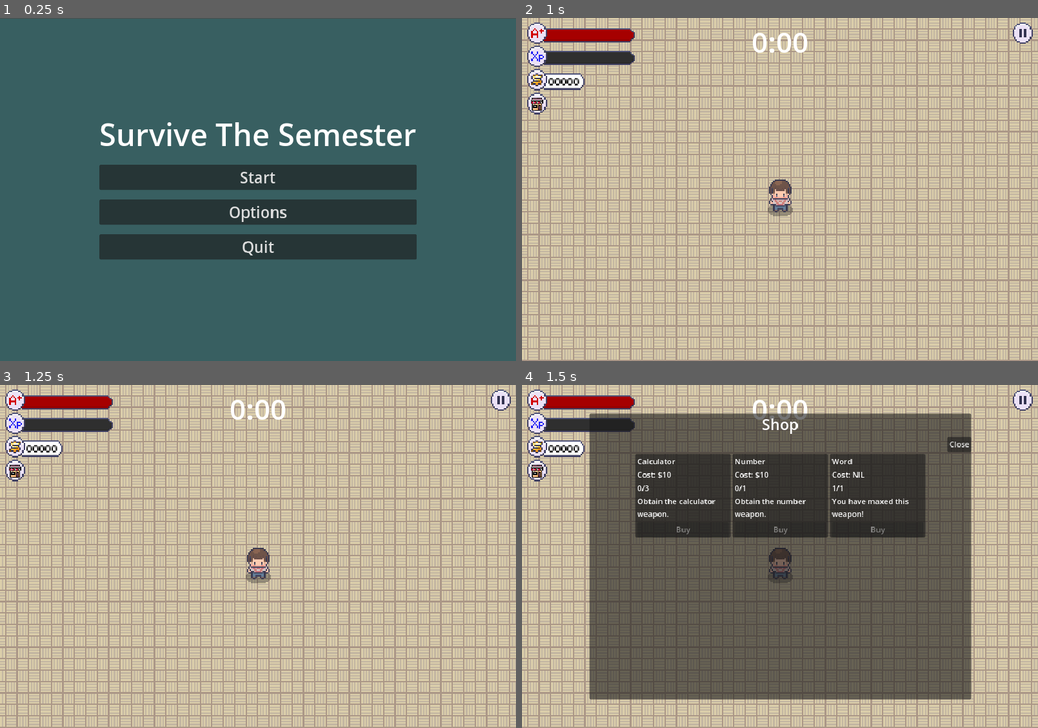
Above: before the commit, frames 1-4 (two rows, left to right).
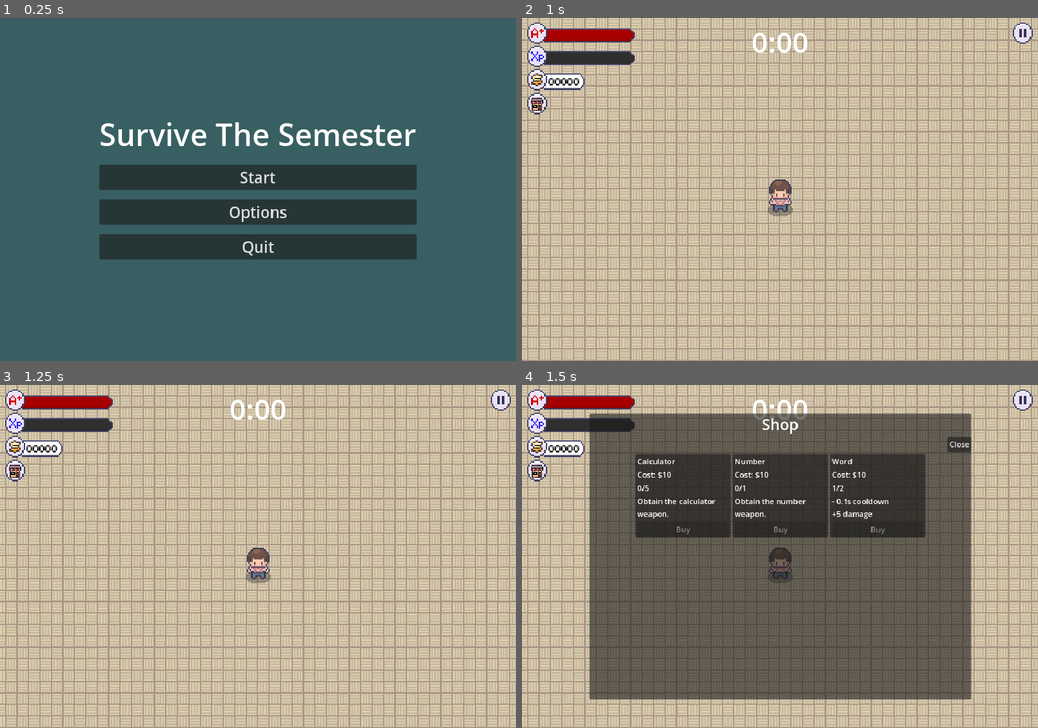
Above: after the commit, the same moments.

Repository: LimZiJia/SurviveTheSemester
Game: Godot game, scene res://scenes/ui/start_screen.tscn
Same seed, same stepped clock (60 frames per second), same inputs: the game is played once before the commit and once after it.
Inputs (mouse positions are in pixels of both pictures, inside the frame that each line leads up to):
- Up to frame 1 (0.25 s): no input
- Up to frame 2 (1 s): click "Start" at 0.5 s
- Up to frame 3 (1.25 s): no input
- Up to frame 4 (1.5 s): click (537, 470) at 1.25 s

Frames 1-3 are identical in both runs. In frame 4, 0.2% of the frame differs, in the area x 23-75%, y 25-40%.

Commit message:
Added more upgrades

Diff:
--- /dev/null
+++ b/resources/weapon_upgrades/calculator/calculator_weapon_upgrade_4.tres
@@ -0,0 +1,23 @@
+[gd_resource type="Resource" script_class="WeaponUpgrade" load_steps=4 format=3 uid="uid://8a4k6fokwyrm"]
+
+[ext_resource type="Script" path="res://resources/weapon_upgrades/weapon_upgrade.gd" id="1_x1168"]
+[ext_resource type="Script" path="res://scenes/weapons/weapon_stats/weapon_stat.gd" id="2_63ma3"]
+
+[sub_resource type="Resource" id="Resource_m2px5"]
+script = ExtResource("2_63ma3")
+cooldown = 6.5
+count = 3
+damage = 15.0
+knockback = 400.0
+metadata = {
+"attack_time": 2.5
+}
+
+[resource]
+script = ExtResource("1_x1168")
+weapon_name = &"Calculator"
+description = "-0.5s cooldown
++1 calculator"
+level = 3
+cost = 40
+weapon_stat = SubResource("Resource_m2px5")
--- /dev/null
+++ b/resources/weapon_upgrades/calculator/calculator_weapon_upgrade_5.tres
@@ -0,0 +1,24 @@
+[gd_resource type="Resource" script_class="WeaponUpgrade" load_steps=4 format=3 uid="uid://dydn6u1ksrf3e"]
+
+[ext_resource type="Script" path="res://resources/weapon_upgrades/weapon_upgrade.gd" id="1_kacxb"]
+[ext_resource type="Script" path="res://scenes/weapons/weapon_stats/weapon_stat.gd" id="2_l5b8y"]
+
+[sub_resource type="Resource" id="Resource_m2px5"]
+script = ExtResource("2_l5b8y")
+cooldown = 6.5
+count = 7
+damage = 25.0
+knockback = 440.0
+metadata = {
+"attack_time": 3.0
+}
+
+[resource]
+script = ExtResource("1_kacxb")
+weapon_name = &"Calculator"
+description = "+ 0.5 attack time
++ 10 damage
++ 4 calculator"
+level = 5
+cost = 1000
+weapon_stat = SubResource("Resource_m2px5")
--- a/resources/weapon_upgrades/calculator/calculator_weapon_upgrades.tres
+++ b/resources/weapon_upgrades/calculator/calculator_weapon_upgrades.tres
@@ -1,13 +1,15 @@
-[gd_resource type="Resource" script_class="WeaponUpgrades" load_steps=6 format=3 uid="uid://b3rbq4drt5mct"]
+[gd_resource type="Resource" script_class="WeaponUpgrades" load_steps=8 format=3 uid="uid://b3rbq4drt5mct"]
 
 [ext_resource type="Script" path="res://resources/weapon_upgrades/weapon_upgrades.gd" id="1_75vw5"]
 [ext_resource type="PackedScene" uid="uid://donr501vi4ljc" path="res://scenes/weapons/calculator/calculator_weapon_controller.tscn" id="2_tr0mp"]
 [ext_resource type="Resource" uid="uid://gfr4no3ttc2j" path="res://resources/weapon_upgrades/calculator/calculator_weapon_upgrade_1.tres" id="3_54o5r"]
 [ext_resource type="Resource" uid="uid://dsdbk1631iaop" path="res://resources/weapon_upgrades/calculator/calculator_weapon_upgrade_2.tres" id="4_w0365"]
 [ext_resource type="Resource" uid="uid://djra7tknws8m" path="res://resources/weapon_upgrades/calculator/calculator_weapon_upgrade_3.tres" id="5_bpmep"]
+[ext_resource type="Resource" uid="uid://8a4k6fokwyrm" path="res://resources/weapon_upgrades/calculator/calculator_weapon_upgrade_4.tres" id="5_c81st"]
+[ext_resource type="Resource" uid="uid://dydn6u1ksrf3e" path="res://resources/weapon_upgrades/calculator/calculator_weapon_upgrade_5.tres" id="6_tkma7"]
 
 [resource]
 script = ExtResource("1_75vw5")
 weapon_name = "Calculator"
-upgrades = Array[Resource("res://resources/weapon_upgrades/weapon_upgrade.gd")]([ExtResource("3_54o5r"), ExtResource("4_w0365"), ExtResource("5_bpmep")])
+upgrades = Array[Resource("res://resources/weapon_upgrades/weapon_upgrade.gd")]([ExtResource("3_54o5r"), ExtResource("4_w0365"), ExtResource("5_bpmep"), ExtResource("5_c81st"), ExtResource("6_tkma7")])
 weapon_scene = ExtResource("2_tr0mp")
--- /dev/null
+++ b/resources/weapon_upgrades/word/word_weapon_upgrade_2.tres
@@ -0,0 +1,21 @@
+[gd_resource type="Resource" script_class="WeaponUpgrade" load_steps=4 format=3 uid="uid://cyuqca2i8xuom"]
+
+[ext_resource type="Script" path="res://resources/weapon_upgrades/weapon_upgrade.gd" id="1_5ardu"]
+[ext_resource type="Script" path="res://scenes/weapons/weapon_stats/weapon_stat.gd" id="2_7yvto"]
+
+[sub_resource type="Resource" id="Resource_m18qi"]
+script = ExtResource("2_7yvto")
+cooldown = 0.9
+count = 1
+damage = 25.0
+knockback = 1500.0
+metadata = {}
+
+[resource]
+script = ExtResource("1_5ardu")
+weapon_name = &"Word"
+description = "- 0.1s cooldown
++5 damage"
+level = 1
+cost = 10
+weapon_stat = SubResource("Resource_m18qi")
--- a/resources/weapon_upgrades/word/word_weapon_upgrades.tres
+++ b/resources/weapon_upgrades/word/word_weapon_upgrades.tres
@@ -1,11 +1,12 @@
-[gd_resource type="Resource" script_class="WeaponUpgrades" load_steps=4 format=3 uid="uid://bsfjjxi0jvwtj"]
+[gd_resource type="Resource" script_class="WeaponUpgrades" load_steps=5 format=3 uid="uid://bsfjjxi0jvwtj"]
 
 [ext_resource type="Script" path="res://resources/weapon_upgrades/weapon_upgrades.gd" id="1_aexae"]
 [ext_resource type="PackedScene" uid="uid://bgwhgewn87l0s" path="res://scenes/weapons/word/word_weapon_controller.tscn" id="2_5pldk"]
 [ext_resource type="Resource" uid="uid://b3cjttikobny" path="res://resources/weapon_upgrades/word/word_weapon_upgrade_1.tres" id="3_rhvhm"]
+[ext_resource type="Resource" uid="uid://cyuqca2i8xuom" path="res://resources/weapon_upgrades/word/word_weapon_upgrade_2.tres" id="3_sylwv"]
 
 [resource]
 script = ExtResource("1_aexae")
 weapon_name = &"Word"
-upgrades = Array[Resource("res://resources/weapon_upgrades/weapon_upgrade.gd")]([ExtResource("3_rhvhm")])
+upgrades = Array[Resource("res://resources/weapon_upgrades/weapon_upgrade.gd")]([ExtResource("3_rhvhm"), ExtResource("3_sylwv")])
 weapon_scene = ExtResource("2_5pldk")
--- a/scenes/ui/weapon_upgrade_card.gd
+++ b/scenes/ui/weapon_upgrade_card.gd
@@ -18,6 +18,8 @@
 
 
 func on_buy_button_pressed() -> void:
+	# Attempt to prevent button spamming issues
+	buy_button.disabled = true
 	var next_upgrade := weapon_upgrades.upgrades[cur_level] as WeaponUpgrade
 	cur_level += 1
 	selected.emit(next_upgrade)
